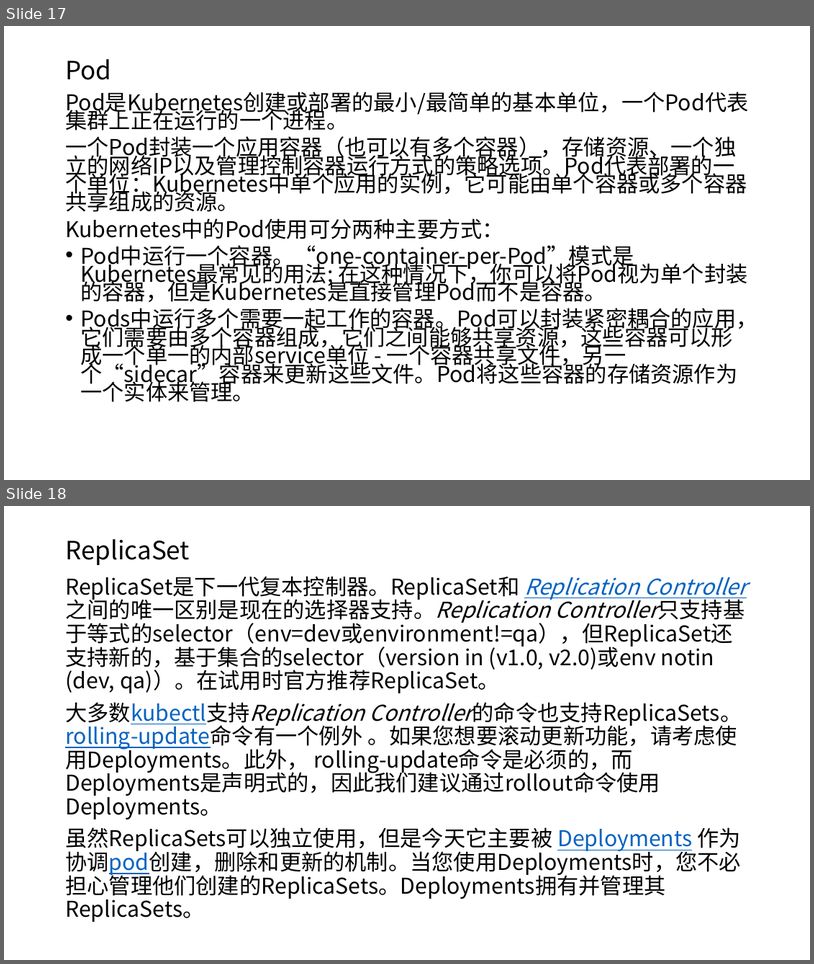
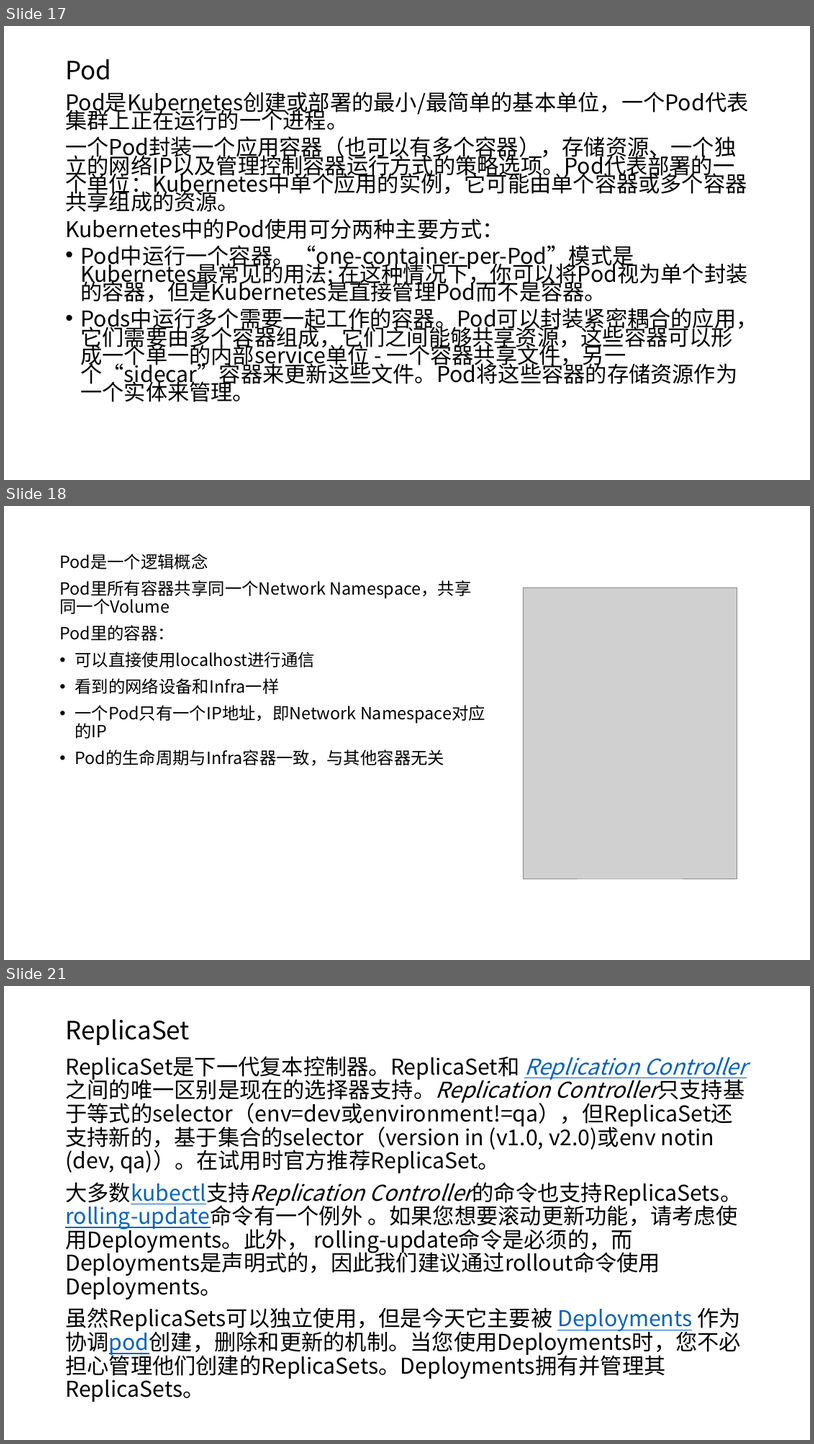
Before and after one commit to axzxs2001/Asp.NetCoreExperiment, a slide deck: Asp.NetCoreExperiment/kubernetes/kubernetes.pptx. Shown one above the other, each under a label of ours: slides 17 and 18 before the commit, slides 17, 18 and 21 after it; the slides between them are not shown. The pictures are 814x964 and 814x1444 pixels, drawn with LibreOffice and Linux fonts; fonts in the diff are those of the drawing; grey boxes stand for pictures. Boxes give left, top, right and bottom in pixels: in the first picture for what was removed or moved away, otherwise in the second. Text is boxed around its words. In the diff, an @@ line names an element or a change of style, - is before the commit and + after.

```diff
--- a/Asp.NetCoreExperiment/kubernetes/kubernetes.pptx
+++ b/Asp.NetCoreExperiment/kubernetes/kubernetes.pptx
@@ slide 18 added at box(4, 506, 810, 960), background #FFFFFF @@
@@ text added at box(59, 554, 471, 766), 20 pt, text #000000 @@
+Pod是一个逻辑概念
+Pod里所有容器共享同一个Network Namespace，共享同一个Volume
+Pod里的容器：
+• 可以直接使用localhost进行通信
+• 看到的网络设备和Infra一样
+• 一个Pod只有一个IP地址，即Network Namespace对应的IP
+• Pod的生命周期与Infra容器一致，与其他容器无关
@@ picture added at box(523, 587, 737, 878) @@
@@ what was slide 18 is now slide 21 @@
```
Also in this commit, not shown: 4 other slides added.
